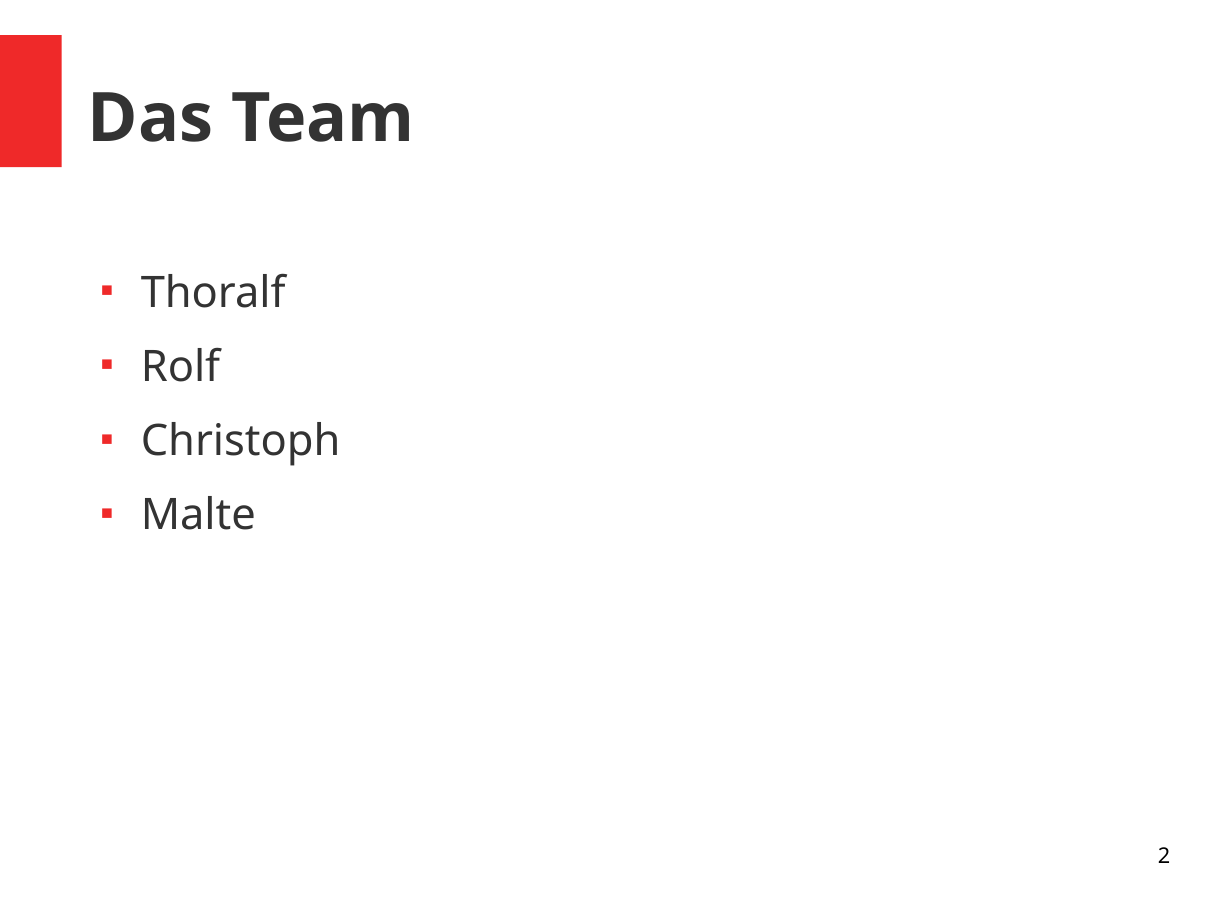
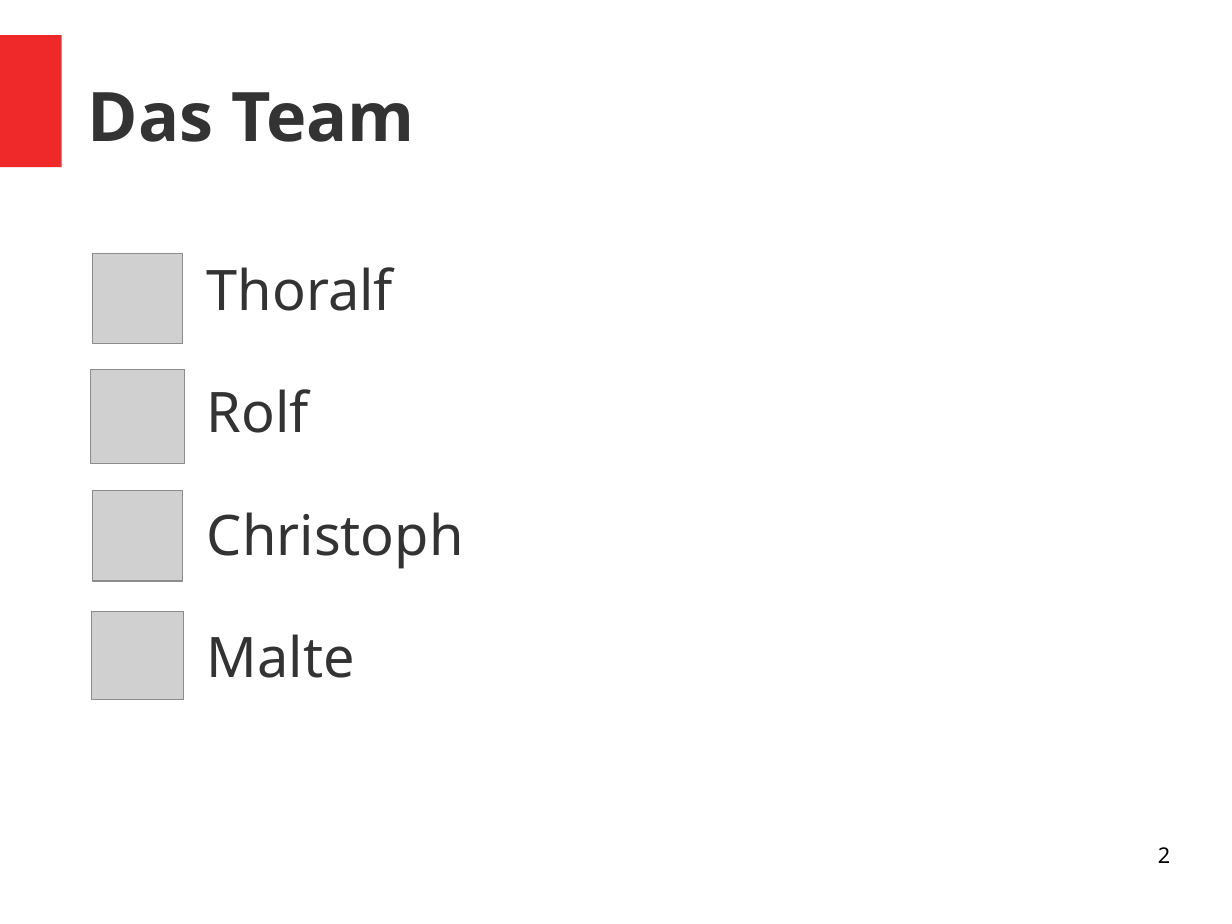
Before and after one commit to Diirr/firstProject, a slide deck: slide 2 of wildesDarmstadt_ProjektteamB.odp. Drawn at 1232x924 pixels with LibreOffice and Linux fonts; fonts in the diff are those of the drawing; grey boxes stand for pictures. Boxes give left, top, right and bottom in pixels: in the first picture for what was removed or moved away, otherwise in the second. Text is boxed around its words. In the diff, an @@ line names an element or a change of style, - is before the commit and + after.

```diff
--- a/wildesDarmstadt_ProjektteamB.odp
+++ b/wildesDarmstadt_ProjektteamB.odp
@@ text "Thoralf": place and size @@
-text "Thoralf" at [141, 273, 341, 530]
+text "Thoralf" at [207, 267, 464, 678]
@@ text "Thoralf" at [207, 267, 464, 678]: size 28 to 36 pt; line spacing 1 to 1.5 @@
@@ picture added at [93, 254, 182, 343] @@
@@ picture added at [91, 370, 184, 464] @@
@@ picture added at [93, 491, 182, 581] @@
@@ picture added at [92, 612, 184, 700] @@
```
Also in this commit, not shown: 2 other slides changed.
